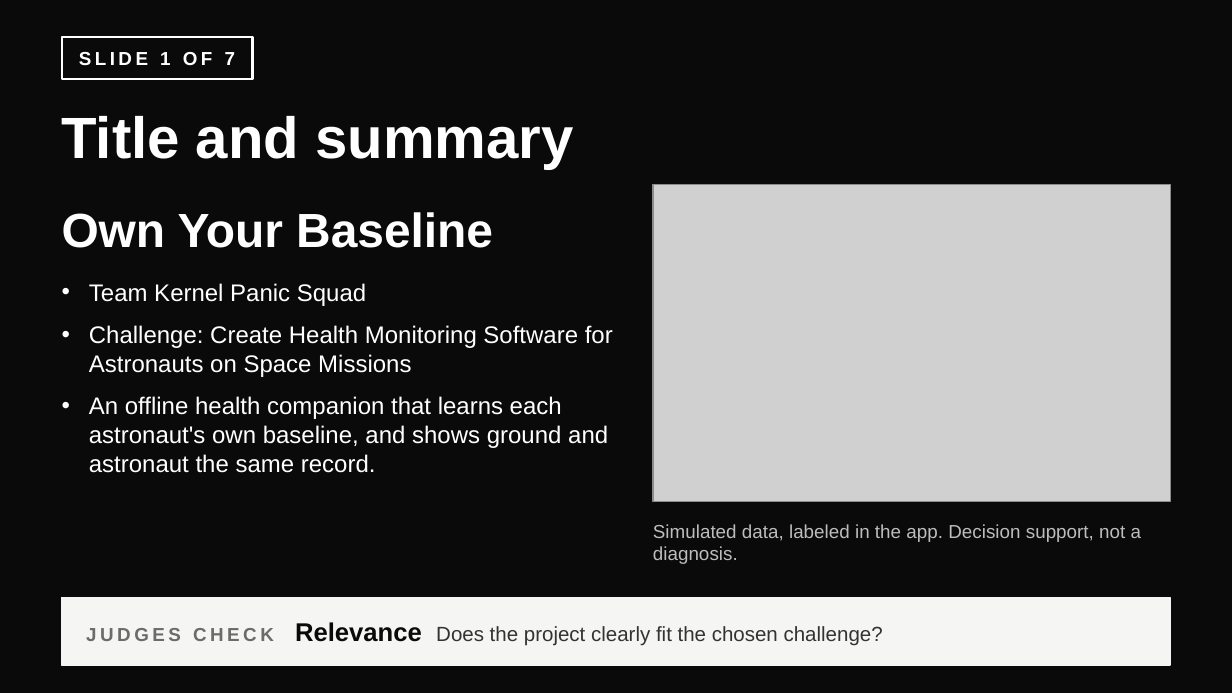
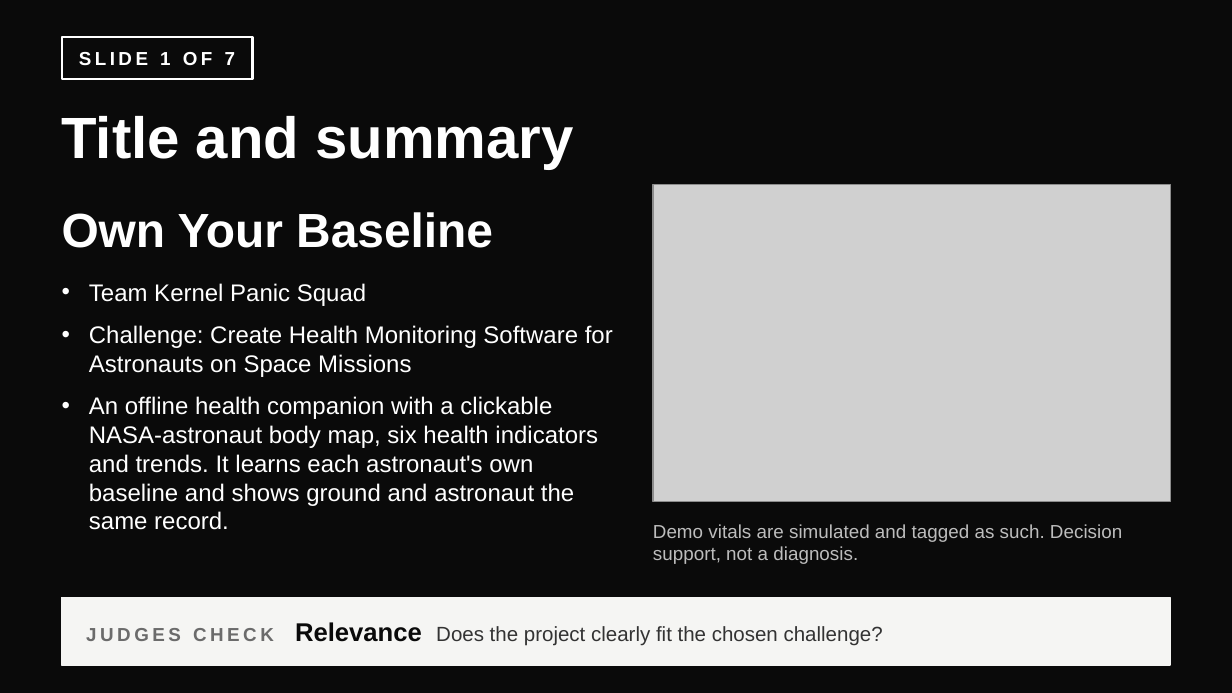
Before and after one commit to Noureldin5/Nasa-health-system, a slide deck: slide 1 of docs/pitch/own-your-baseline.pptx. Drawn at 1232x693 pixels with LibreOffice and Linux fonts; fonts in the diff are those of the drawing; grey boxes stand for pictures. Boxes give left, top, right and bottom in pixels: in the first picture for what was removed or moved away, otherwise in the second. Text is boxed around its words. In the diff, an @@ line names an element or a change of style, - is before the commit and + after.

```diff
--- a/docs/pitch/own-your-baseline.pptx
+++ b/docs/pitch/own-your-baseline.pptx
@@ text at (x1=89, y1=396, x2=598, y2=530): text changed @@
-• An offline health companion that learns each astronaut's own baseline, and shows ground and astronaut the same record.
+• An offline health companion with a clickable NASA-astronaut body map, six health indicators and trends. It learns each astronaut's own baseline and shows ground and astronaut the same record.
@@ text at (x1=653, y1=524, x2=1122, y2=564): text changed @@
-Simulated data, labeled in the app. Decision support, not a diagnosis.
+Demo vitals are simulated and tagged as such. Decision support, not a diagnosis.
```
Also in this commit, not shown: 6 other slides changed.
